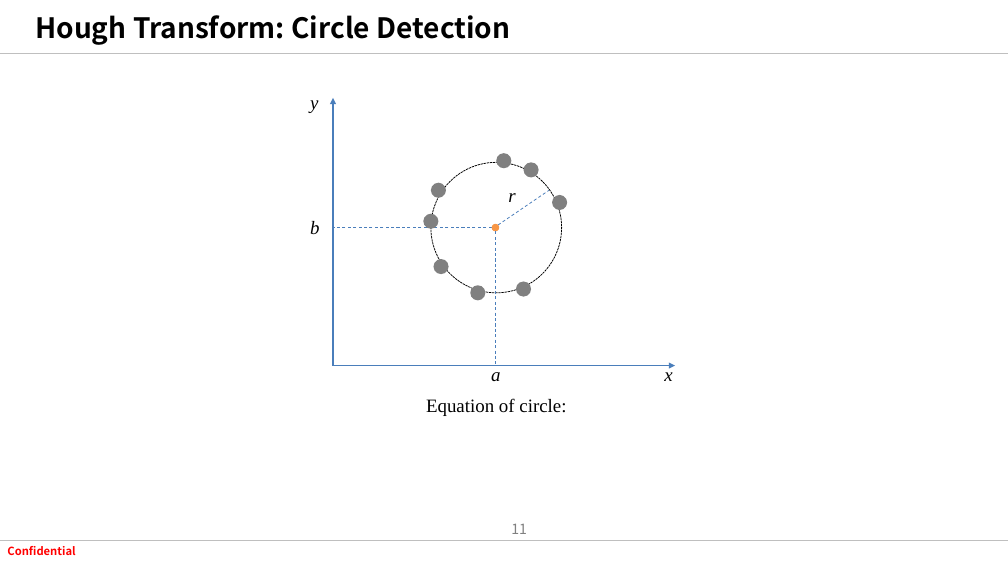
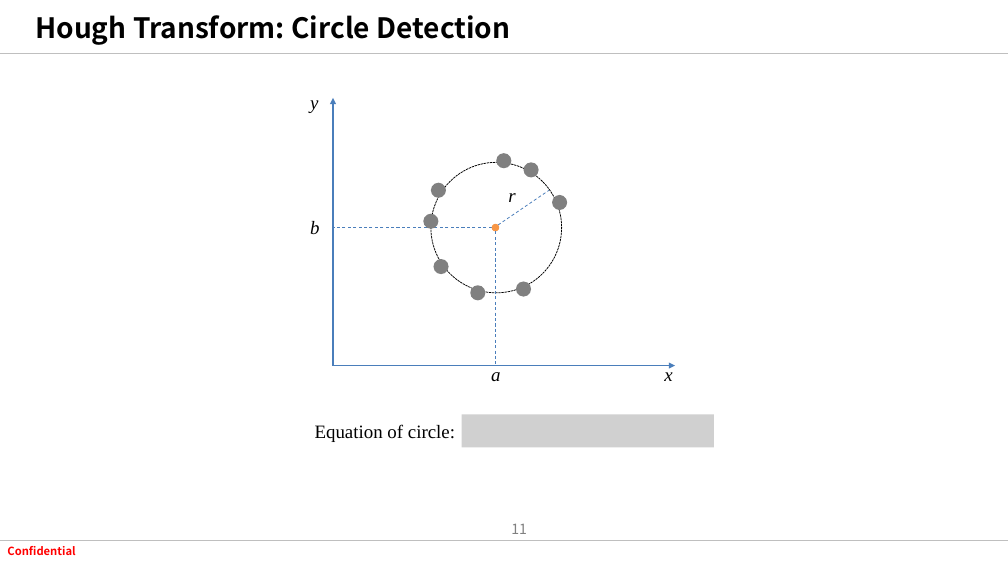
Before and after one commit to tuananh020400/FresherXavisTech, a slide deck: slide 11 of Document/SlideWeek6/HoughTransform.pptx. Drawn at 1008x567 pixels with LibreOffice and Linux fonts; fonts in the diff are those of the drawing; grey boxes stand for pictures; background and template pictures are left out. Boxes give left, top, right and bottom in pixels: in the first picture for what was removed or moved away, otherwise in the second. Text is boxed around its words. In the diff, an @@ line names an element or a change of style, - is before the commit and + after.

```diff
--- a/Document/SlideWeek6/HoughTransform.pptx
+++ b/Document/SlideWeek6/HoughTransform.pptx
@@ text "Equation of circle:": place and size @@
-text "Equation of circle:" at (426, 398, 566, 416)
+text "Equation of circle:" at (315, 424, 455, 442)
@@ picture added at (462, 414, 715, 448) @@
```
Also in this commit, not shown: 3 other slides changed, 2 slides added, 1 slide removed, 2 other files.
